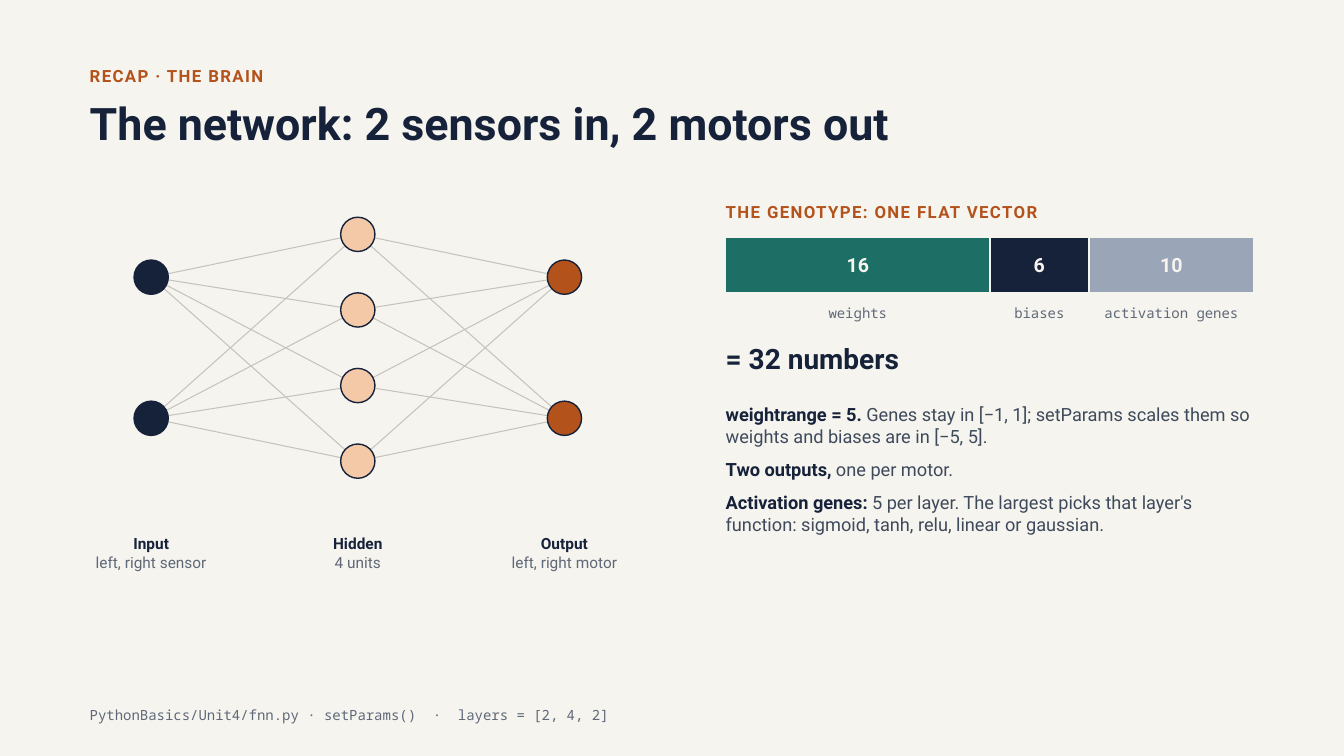
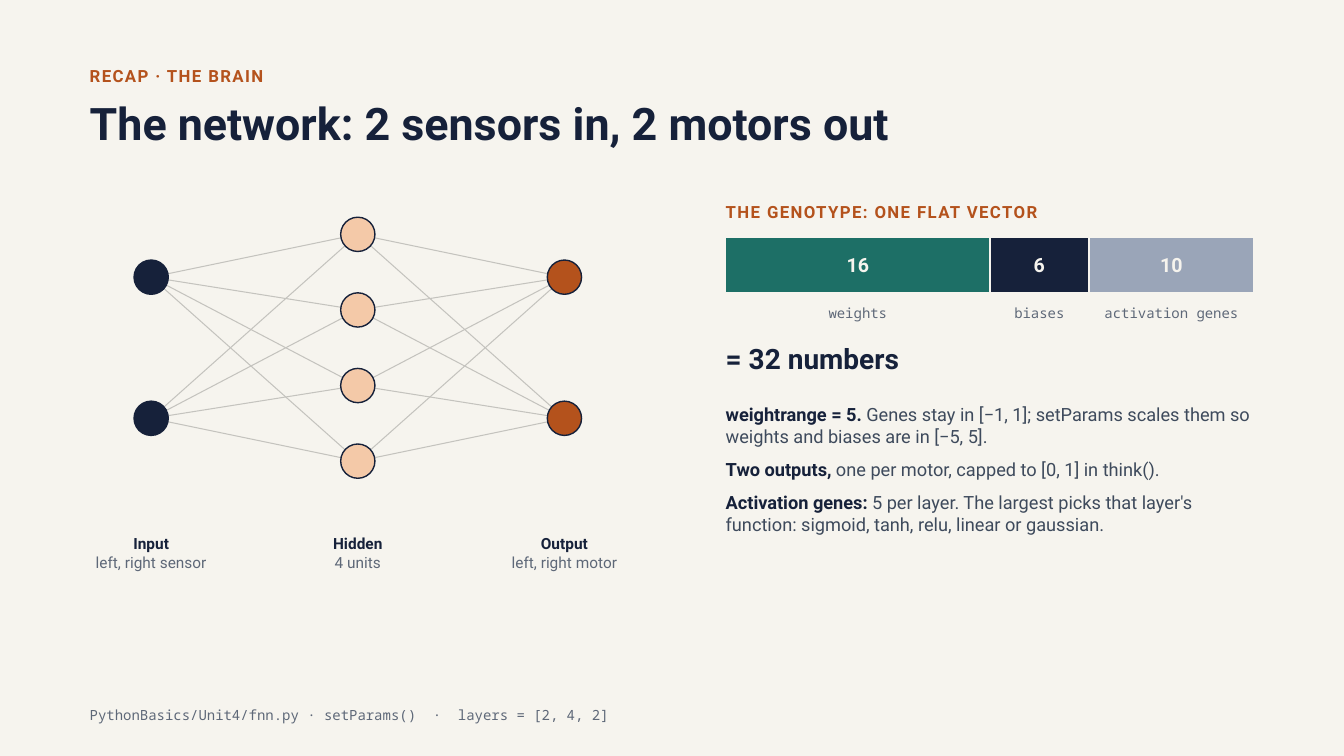
Before and after one commit to edizquierdo/ECE497_Fall2026, a slide deck: slide 5 of PythonBasics/Unit4/L4 Demos.pptx. Drawn at 1344x756 pixels with LibreOffice and Linux fonts; fonts in the diff are those of the drawing. Boxes give left, top, right and bottom in pixels: in the first picture for what was removed or moved away, otherwise in the second. Text is boxed around its words. In the diff, an @@ line names an element or a change of style, - is before the commit and + after.

```diff
--- a/PythonBasics/Unit4/L4 Demos.pptx
+++ b/PythonBasics/Unit4/L4 Demos.pptx
@@ text at box(726, 461, 1160, 480): text changed @@
-• Two outputs, one per motor.
+• Two outputs, one per motor, capped to [0, 1] in think().
```
Also in this commit, not shown: 8 other slides changed, 5 other files.
